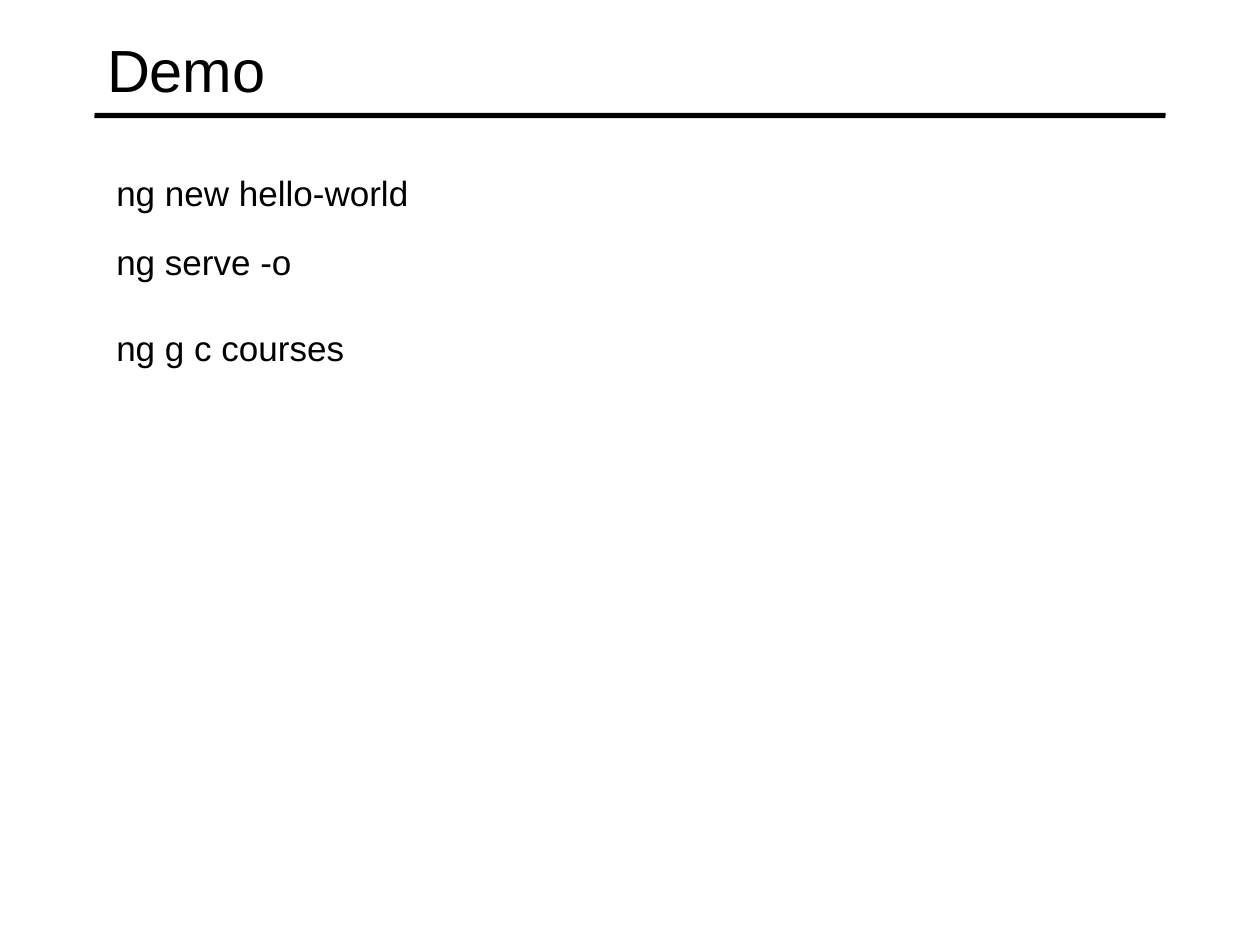
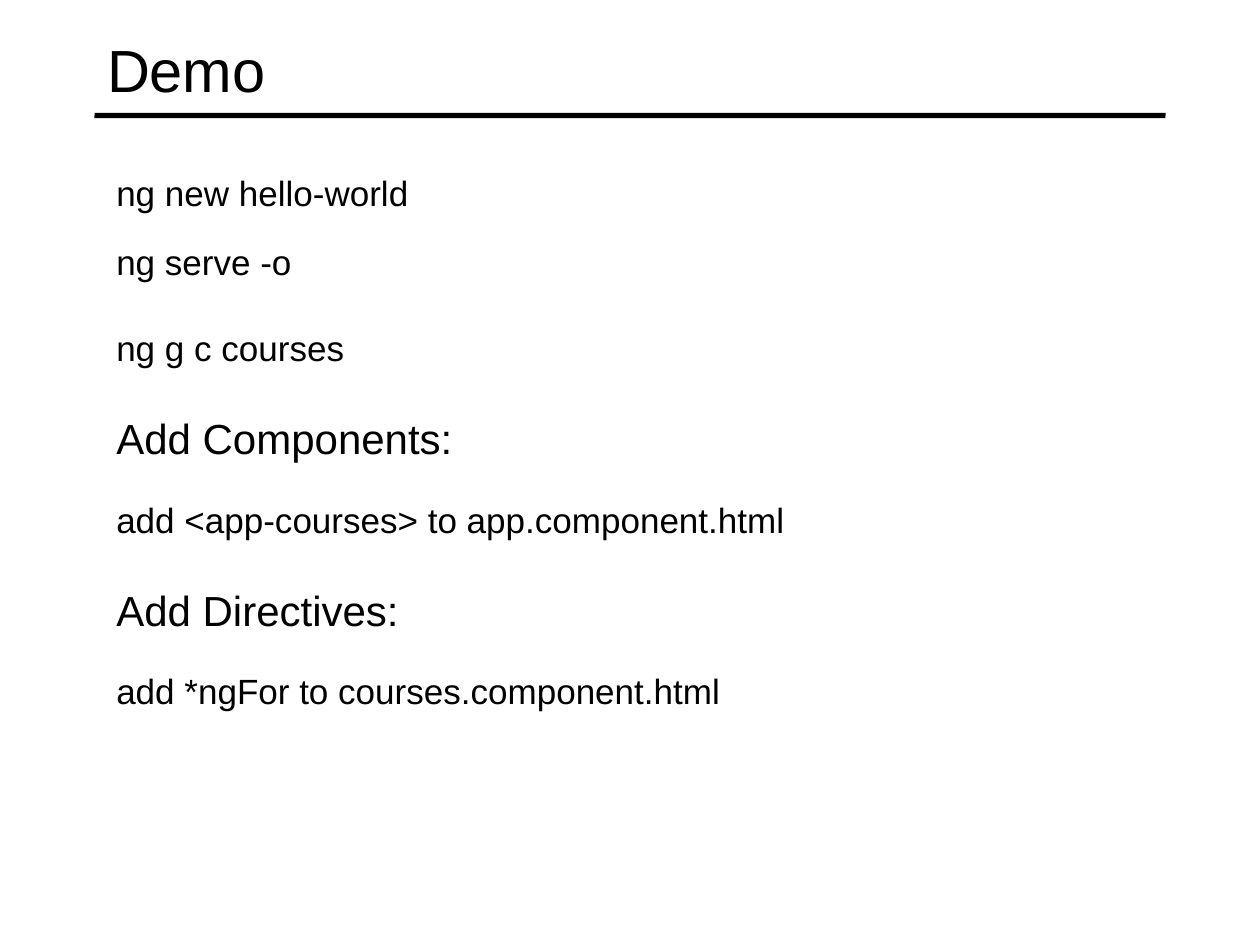
Before and after one commit to specter01wj/Jago_Link_Training, a slide deck: slide 10 of Angular/Angular7/Angular Advanced Course/Essentials/1.Fundamentals/L1_Fundamentals.ppt. Drawn at 1260x945 pixels with LibreOffice and Linux fonts; fonts in the diff are those of the drawing. Boxes give left, top, right and bottom in pixels: in the first picture for what was removed or moved away, otherwise in the second. Text is boxed around its words. In the diff, an @@ line names an element or a change of style, - is before the commit and + after.

```diff
--- a/Angular/Angular7/Angular Advanced Course/Essentials/1.Fundamentals/L1_Fundamentals.ppt
+++ b/Angular/Angular7/Angular Advanced Course/Essentials/1.Fundamentals/L1_Fundamentals.ppt
@@ text added at <box>116,423,453,462</box>, 24 pt, text #000000 @@
+  Add Components:
@@ text added at <box>116,507,784,539</box>, 20 pt, text #000000 @@
+  add <app-courses> to app.component.html
@@ text added at <box>116,595,399,627</box>, 24 pt, text #000000 @@
+  Add Directives:
@@ text added at <box>116,678,720,711</box>, 20 pt, text #000000 @@
+  add *ngFor to courses.component.html
```
Also in this commit, not shown: 1 other file.
